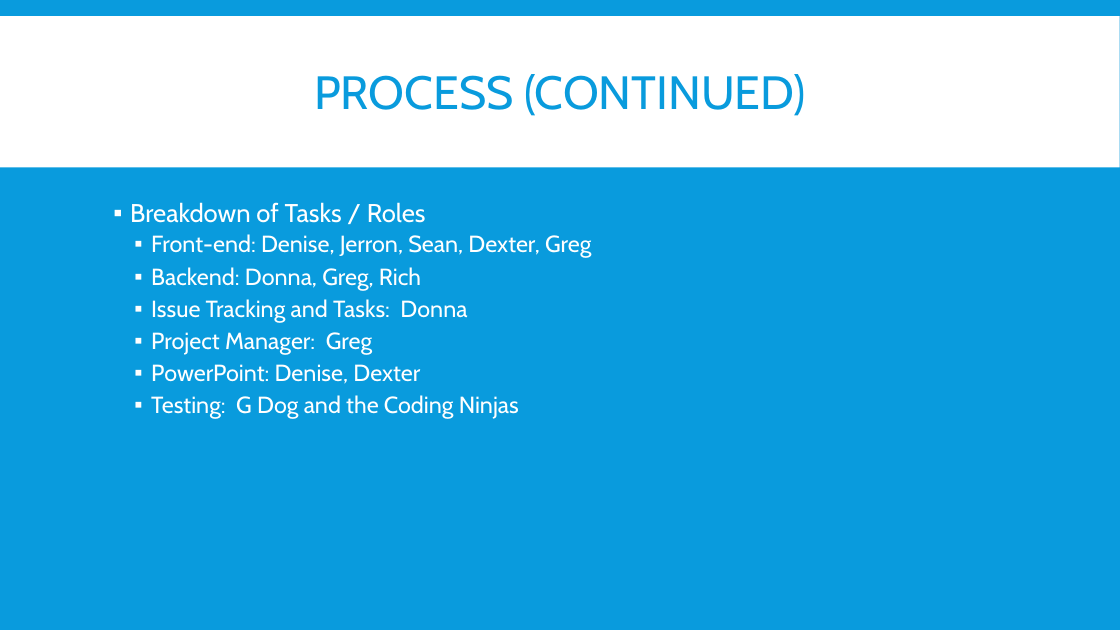
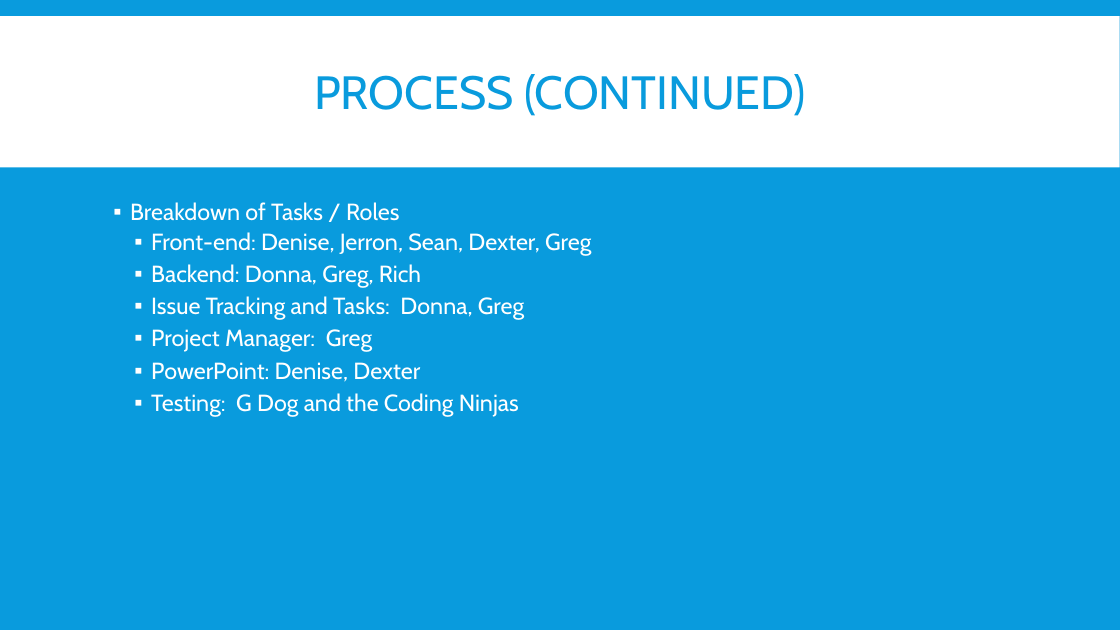
Before and after one commit to gehanstedt/change-forecast, a slide deck: slide 7 of Presentation/Draft Change Forecast Presentation.pptx. Drawn at 1120x630 pixels with LibreOffice and Linux fonts; fonts in the diff are those of the drawing. Boxes give left, top, right and bottom in pixels: in the first picture for what was removed or moved away, otherwise in the second. Text is boxed around its words. In the diff, an @@ line names an element or a change of style, - is before the commit and + after.

```diff
--- a/Presentation/Draft Change Forecast Presentation.pptx
+++ b/Presentation/Draft Change Forecast Presentation.pptx
@@ text at (130, 202, 400, 221): size 22 to 20 pt in "Breakdown of Tasks / Roles" @@
@@ text at (151, 296, 524, 320): text changed @@
-  ▪ Issue Tracking and Tasks: Donna
+  ▪ Issue Tracking and Tasks: Donna, Greg
```
Also in this commit, not shown: 8 other slides changed, 1 other file.
